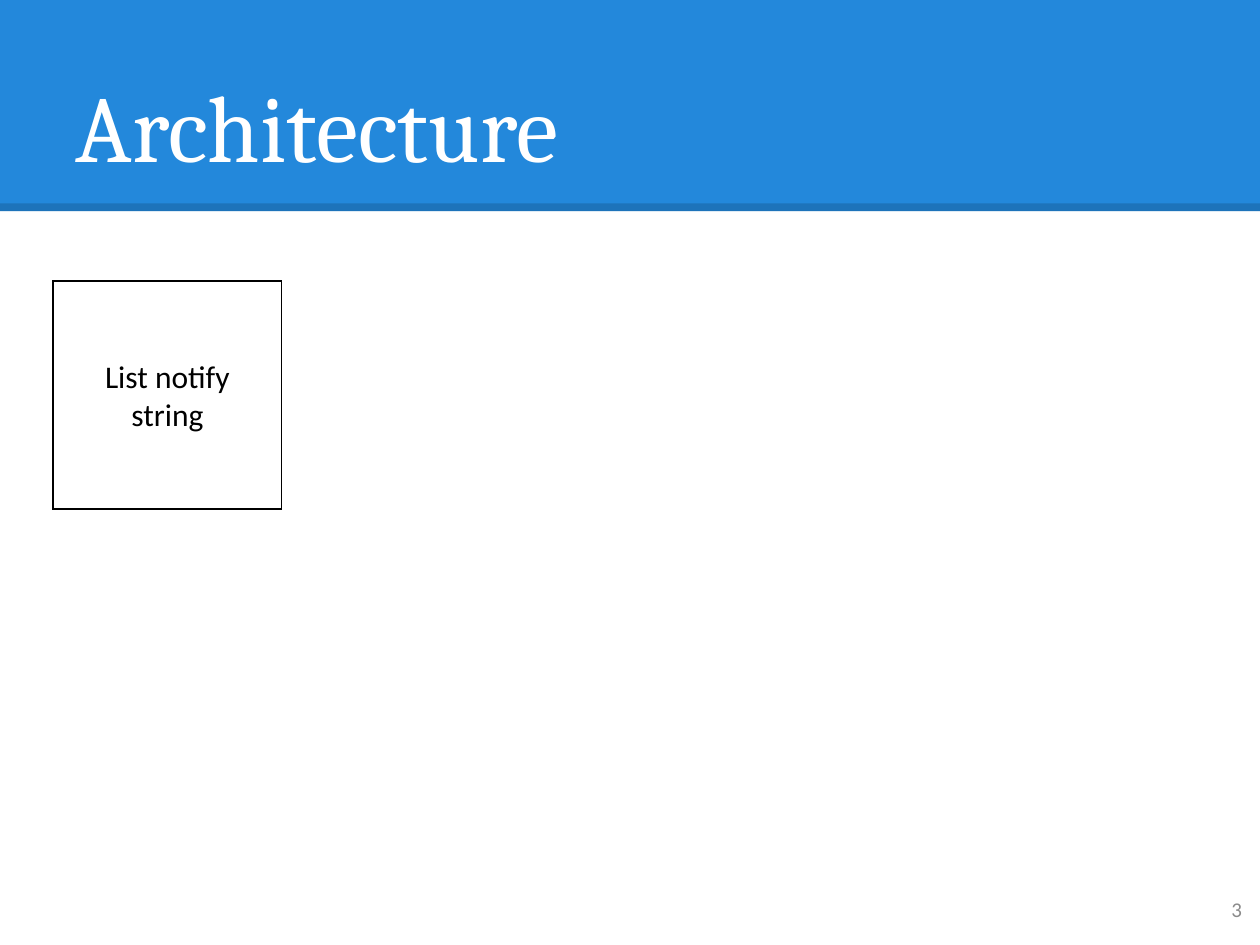
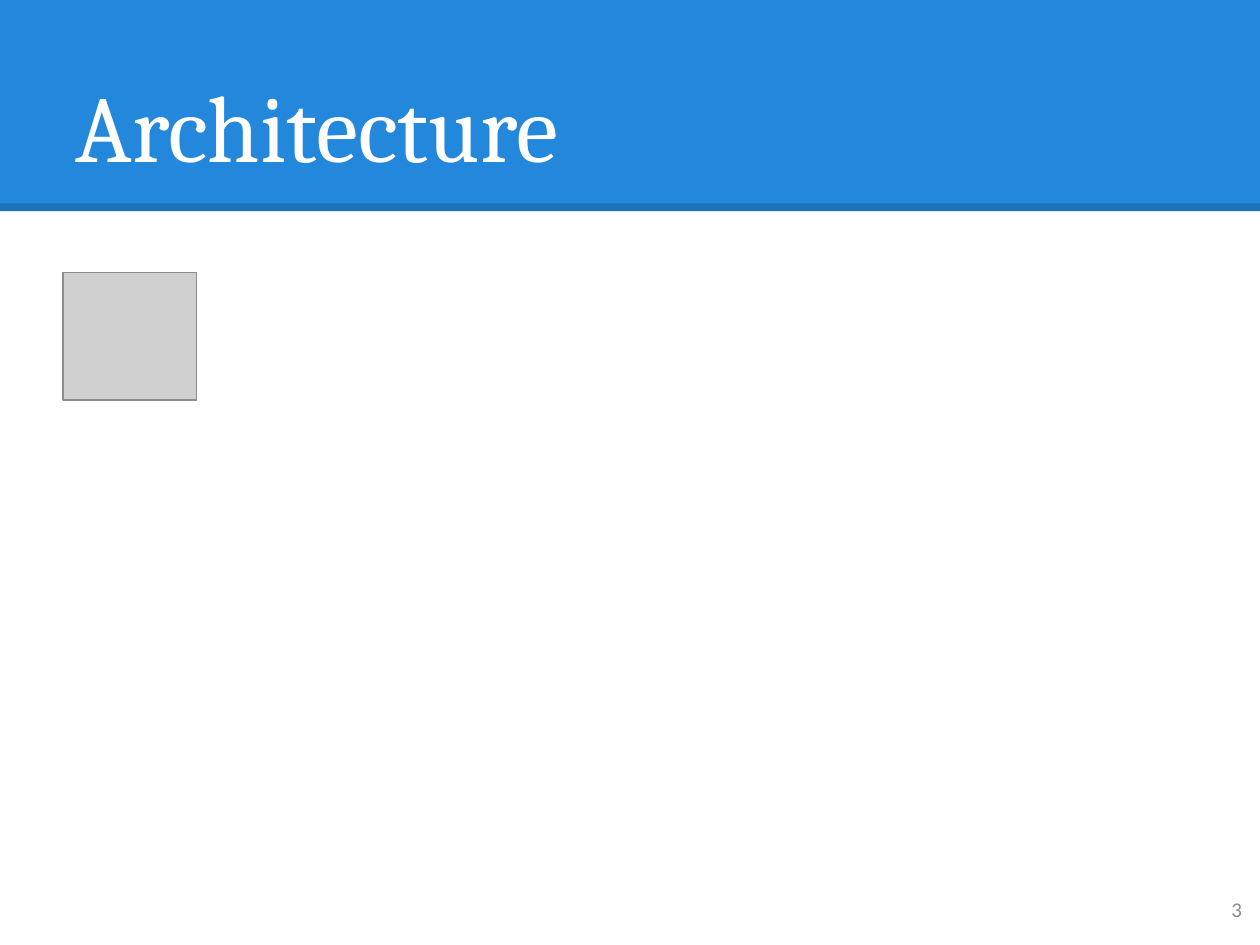
Before and after one commit to hqt/street-router, a slide deck: slide 3 of Document/presentation/nam/voice notify.pptx. Drawn at 1260x945 pixels with LibreOffice and Linux fonts; fonts in the diff are those of the drawing; grey boxes stand for pictures. Boxes give left, top, right and bottom in pixels: in the first picture for what was removed or moved away, otherwise in the second. Text is boxed around its words. In the diff, an @@ line names an element or a change of style, - is before the commit and + after.

```diff
--- a/Document/presentation/nam/voice notify.pptx
+++ b/Document/presentation/nam/voice notify.pptx
@@ rectangle removed at [53,281,281,509] @@
-List notify string
@@ picture added at [63,272,197,399] @@
```
Also in this commit, not shown: 1 other slide changed, 9 slides added, 4 slides removed, 1 other file.
